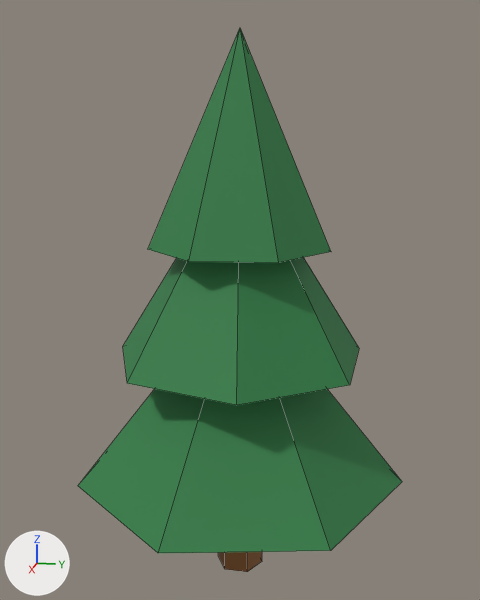
The Blender file blender/models/pine.blend as it was, and as the next commit left it.
One viewpoint serves both versions: a 50 mm camera at (5.66, 1.13, 4.04) aimed at (-0.03, -0.01, 2.62). The axes (+X, +Y, +Z) are drawn at lower left. The lights are the same throughout. The older version comes first. Mesh edges are drawn as thin lines.

The older version as bpy lines, for what is in view:
```python
me_cylinder = bpy.data.meshes.new('Cylinder')
me_cylinder.from_pydata(...)  # a 6-sided cylinder along z spanning x -0.19..0.19, y -0.22..0.22, z -0.7..0.7, material slot 0; a 7-sided cone pointing to +z spanning x -1.46..1.46, y -1.35..1.5, z 0.3..2.1, material slot 1; a 7-sided cone pointing to +z spanning x -1.11..1.13, y -1.15..1.06, z 1.4..3.2, material slot 1; a 7-sided cone pointing to +z spanning x -0.79..0.76, y -0.75..0.8, z 2.4..4.2, material slot 1
me_cylinder.materials.append(mat_trunk)  # brown #8b5a2b
me_cylinder.materials.append(mat_pine)  # green #2f7d45
ob_pine = bpy.data.objects.new('Pine', me_cylinder)
ob_pine.location = (0.0, 0.0, 0.7)
```
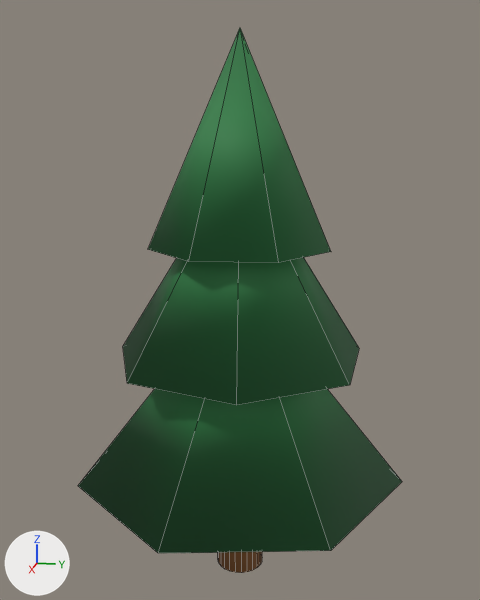
Diff of the bpy script that builds the scene:
```diff
--- a/blender/models/pine.blend.py
+++ b/blender/models/pine.blend.py
@@ me_cylinder @@
 # used by ob_pine; location = (0.0, 0.0, 0.7)
-me_cylinder.from_pydata(...)  # 36 vertices, 32 faces; spans x -1.46..1.46, y -1.35..1.5, z -0.7..4.2
+me_cylinder.from_pydata(...)  # 72 vertices, 50 faces; spans x -1.46..1.46, y -1.35..1.5, z -0.7..4.2
+# me_cylinder part 1
+# 8 faces are deleted
+# 18 vertices are added at x -0.22..0.22, y -0.21..0.21, z -0.7
+# 18 new vertices lie (0.0, 0.0, 1.4) away from vertices in x -0.22..0.22, y -0.21..0.21, z -0.7
+# 26 new faces join them, mat_trunk (brown #8b5a2b)
+# me_cylinder part 2: the surface is now shaded smooth
 me_cylinder.materials.append(mat_trunk)
```

Pixel boxes (x1, y1, x2, y2) of what changed, in the pictures (480 x 600 px):
'Pine', reshaped
    before: (78, 28, 402, 572)
    after: (78, 28, 402, 573)
part 1 of me_cylinder, built on
    before: (218, 552, 262, 572)
    after: (218, 552, 262, 573)
